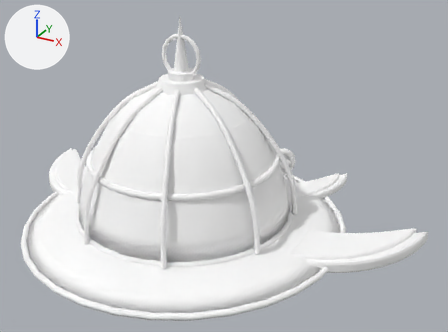
The glTF model assets/models/bS_lod1.glb as it was, and as the next commit left it.
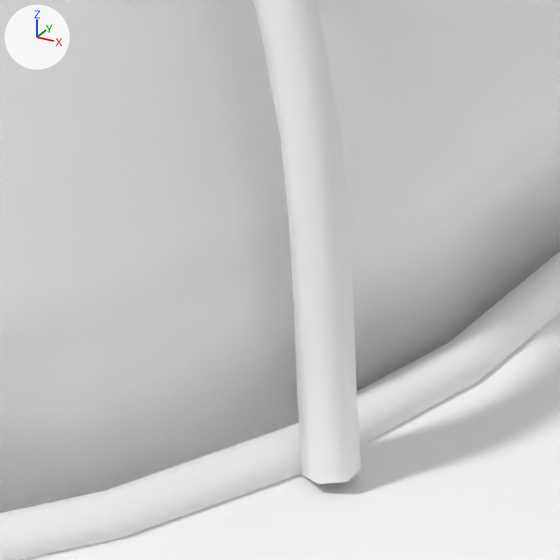
The first picture shows the older version from a 50 mm camera at (0.845, -1.311, 0.81) aimed at (0.107, 0.032, 0.139). The close-ups show the older and then the newer version on the part from 50% to 63% of the width and 62% to 79% of the height of that picture. Only the edits that show in the close-ups are written down. Arrows for +X, +Y and +Z are at upper left; the lights stay in place. Where no turn or scale is listed for an object, it has been applied to the vertices. Vertices at exactly the same position are counted once.
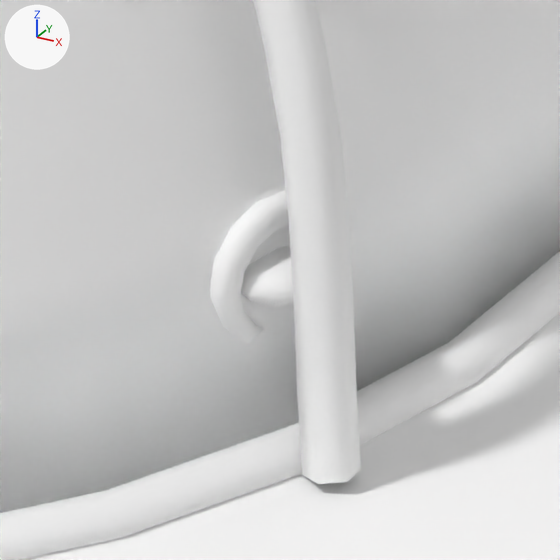
Boxes (x1, y1, x2, y2) around the edits, measured in the close-ups (560 x 560 px):
'Mesh_3', reshaped (not visible before): after (241, 245, 294, 306)
part 1 of me_mesh_1, added: after (210, 190, 289, 344)

The change, as a list of edits to the scene's bpy script:
```text
Change me_mesh_1:
    used by ob_mesh_1; location = (-0.6235, 0.4799, -0.0892)
    remove me_mesh_1.from_pydata(...)  # 2758 vertices, 5396 faces; spans x 0.0..1.247, y -0.929..0.0, z 0.036..0.625
    add me_mesh_1.from_pydata(...)  # 3494 vertices, 6860 faces; spans x 0.0..1.247, y -0.929..0.0, z 0.036..0.625
    me_mesh_1 part 1: the loose piece of 84 vertices spanning x 0.799..0.868, y -0.332..-0.27, z 0.163..0.247 is copied, and the copy is turned 27.4 degrees about the z axis through its middle and scaled by 0.5, then moved by (0.052, -0.287, -0.068); it spans x 0.874..0.897, y -0.608..-0.568, z 0.116..0.157
    other edits to the shape of me_mesh_1 do not show in these pictures
Change me_mesh_3:
    used by ob_mesh_3; location = (-0.6235, 0.4799, -0.0892)
    remove me_mesh_3.from_pydata(...)  # 147 vertices, 264 faces; spans x 0.386..0.861, y -0.329..-0.217, z 0.191..0.26
    add me_mesh_3.from_pydata(...)  # 539 vertices, 968 faces; spans x 0.348..0.899, y -0.755..-0.204, z 0.13..0.26
    me_mesh_3 part 2: the loose piece of 49 vertices spanning x 0.812..0.861, y -0.329..-0.284, z 0.191..0.219 is copied, and the copy is turned 27.4 degrees about the z axis through its middle and scaled by 0.5, then moved by (0.051, -0.284, -0.068); it spans x 0.88..0.899, y -0.602..-0.576, z 0.13..0.143
    other edits to the shape of me_mesh_3 do not show in these pictures
```
